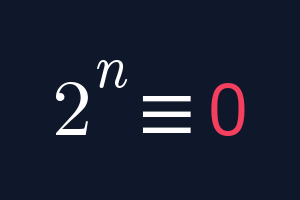
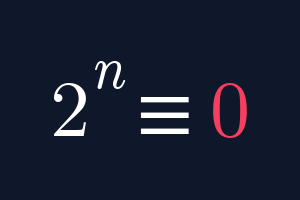
Layer changes from the first 300 × 200 image to the second:
painted on "2n≡0" over [54, 60, 247, 138]
